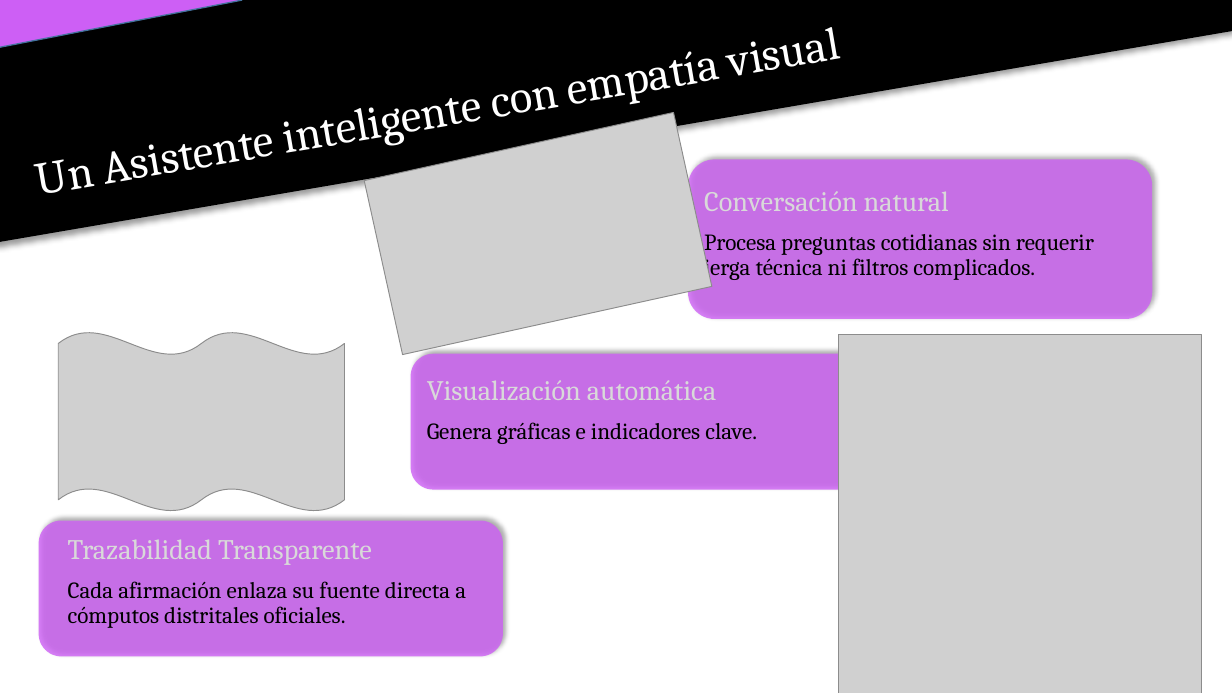
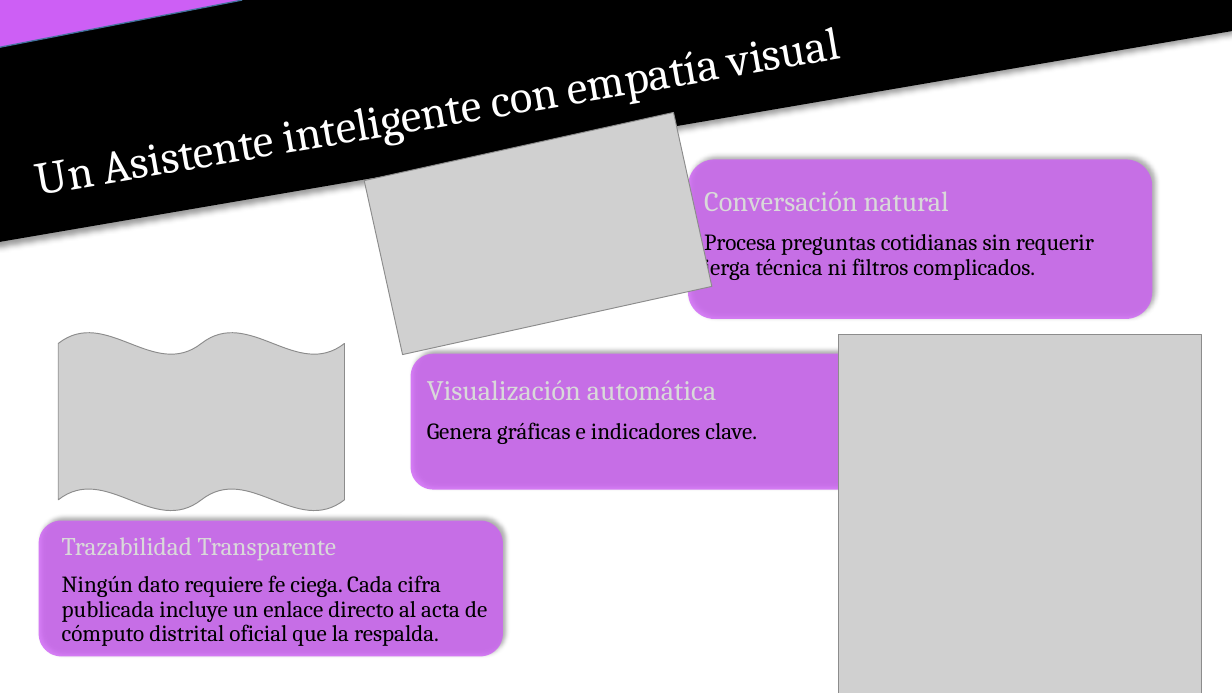
Before and after one commit to Hydra115-code/Ine-hacktoon, a slide deck: slide 3 of Docs/Product/presentacion ejecutiva.pptx. Drawn at 1232x693 pixels with LibreOffice and Linux fonts; fonts in the diff are those of the drawing; grey boxes stand for pictures. Boxes give left, top, right and bottom in pixels: in the first picture for what was removed or moved away, otherwise in the second. Text is boxed around its words. In the diff, an @@ line names an element or a change of style, - is before the commit and + after.

```diff
--- a/Docs/Product/presentacion ejecutiva.pptx
+++ b/Docs/Product/presentacion ejecutiva.pptx
@@ text added at (62, 537, 487, 646), 18 pt, text #000000 @@
+Trazabilidad Transparente
+Ningún dato requiere fe ciega. Cada cifra publicada incluye un enlace directo al acta de cómputo distrital oficial que la respalda.
@@ text removed at (68, 539, 466, 628) @@
-Trazabilidad Transparente
-Cada afirmación enlaza su fuente directa a cómputos distritales oficiales.
```
Also in this commit, not shown: 3 other slides changed.
